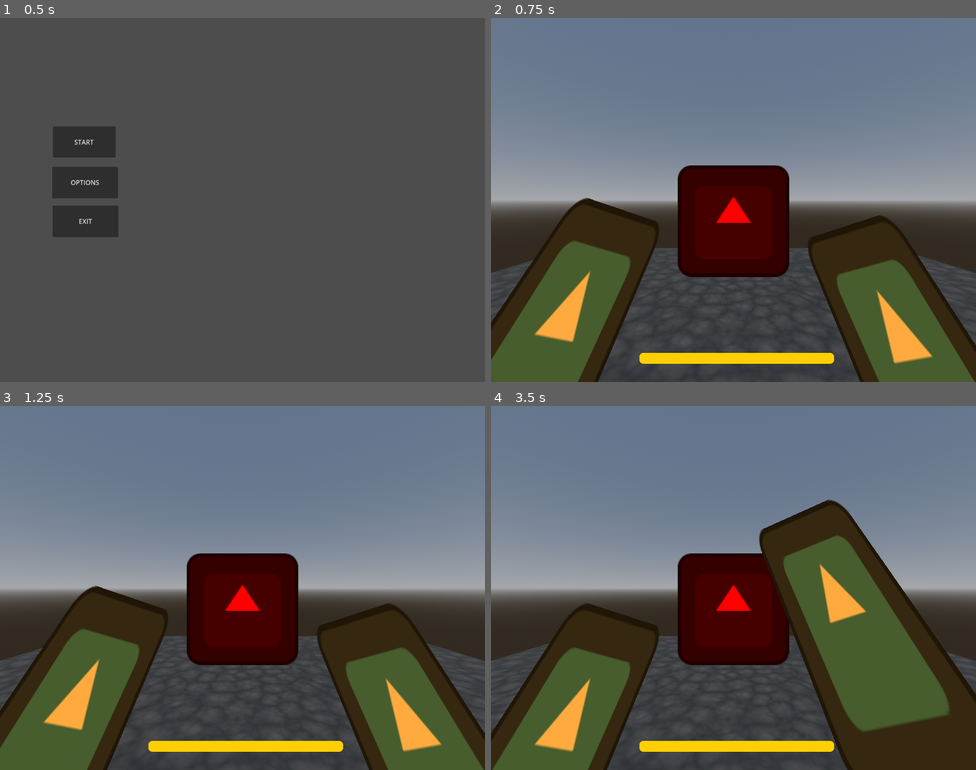
Above: before the commit, frames 1-4 (two rows, left to right).
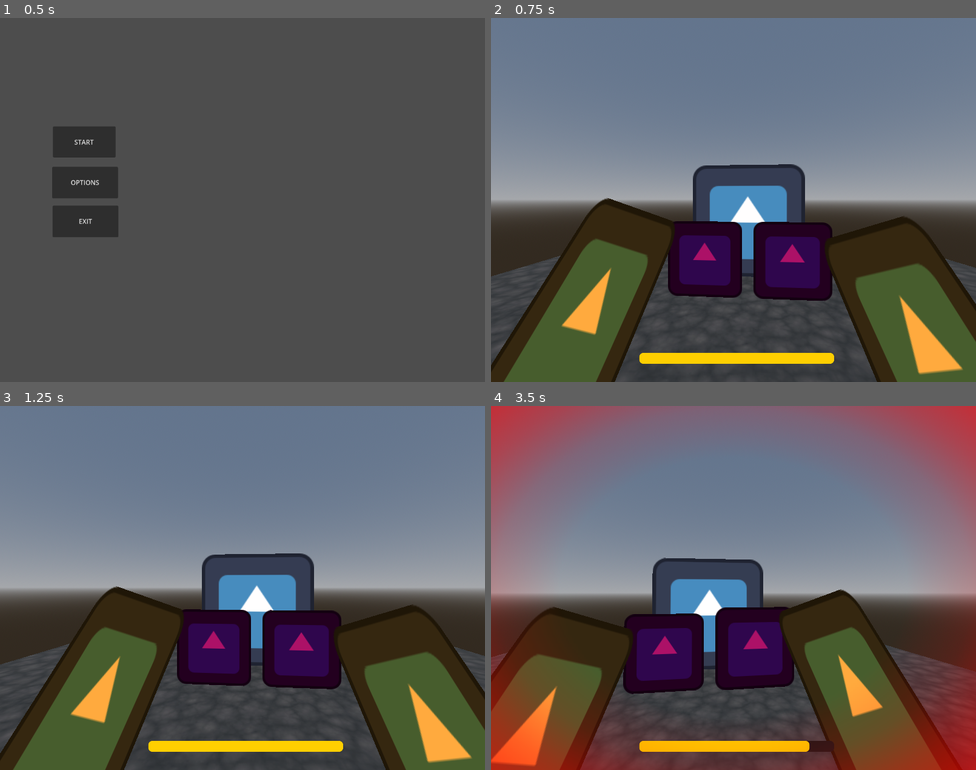
Above: after the commit, the same moments.

Repository: cyps8/JingleGameJam2025
Game: Godot game, scene res://Nodes/Scenes/root.tscn
Two runs of this game, one before a commit and one after it. Both use one fixed random seed, a clock stepped at 60 frames per second and the inputs below. The engine's default icon, where the game draws it, is replaced by a stand-in: a white triangle on a blue panel in a dark square.
Inputs (mouse positions are in pixels of both pictures, inside the frame that each line leads up to):
- Up to frame 1 (0.5 s): no input
- Up to frame 2 (0.75 s): click "START" at 0.5 s
- Up to frame 3 (1.25 s): no input
- Up to frame 4 (3.5 s): move the mouse to (840, 569) at 1.27 s; right-click (840, 569) at 1.35 s; click (840, 569) at 1.55 s; move the mouse to (636, 606) at 2.02 s; click (636, 606) at 2.1 s; right-click (636, 606) at 2.3 s; move the mouse to (782, 507) at 2.77 s; right-click (782, 507) at 2.85 s; click (782, 507) at 3.05 s

Frame 1 is identical in both runs. In frame 2, 25% of the frame differs, in the area x 0-100%, y 40-100%; in frame 3, 25%; in frame 4, 55%, in the area x 0-100%, y 0-100%.

Commit message:
Progress

Diff:
--- a/Nodes/Scenes/gameplay.tscn
+++ b/Nodes/Scenes/gameplay.tscn
@@ -1,7 +1,8 @@
-[gd_scene load_steps=13 format=3 uid="uid://c6hrxahg2vy6o"]
+[gd_scene load_steps=16 format=3 uid="uid://c6hrxahg2vy6o"]
 
 [ext_resource type="Script" uid="uid://d2iv34ayqfa3i" path="res://Scripts/Player.gd" id="1_84d6f"]
 [ext_resource type="Texture2D" uid="uid://che1v77ujxggu" path="res://Assets/Art/Other/icon.svg" id="1_sw52n"]
+[ext_resource type="Script" uid="uid://b3qoryrjch6mg" path="res://Scripts/Enemy.gd" id="3_wnkb1"]
 
 [sub_resource type="Gradient" id="Gradient_6irbu"]
 colors = PackedColorArray(0.28560975, 0.27472824, 0.27455476, 1, 0.112083234, 0.12456738, 0.13221022, 1)
@@ -45,6 +46,17 @@
 corner_radius_bottom_right = 10
 corner_radius_bottom_left = 10
 
+[sub_resource type="Gradient" id="Gradient_wnkb1"]
+offsets = PackedFloat32Array(0.50666666, 0.7, 0.86, 1)
+colors = PackedColorArray(1, 0, 0, 0, 1, 0, 0, 0.20270275, 1, 0, 0, 0.53933936, 1, 0, 0, 0.76862746)
+
+[sub_resource type="GradientTexture2D" id="GradientTexture2D_dmect"]
+gradient = SubResource("Gradient_wnkb1")
+width = 240
+height = 180
+fill = 1
+fill_from = Vector2(0.5, 0.5)
+
 [node name="Gameplay" type="Node3D"]
 process_mode = 1
 
@@ -64,7 +76,7 @@
 transform = Transform3D(1, 0, 0, 0, 1, 0, 0, 0, 1, 0, 1.5, 1.2428935)
 script = ExtResource("1_84d6f")
 
-[node name="Camera3D" type="Camera3D" parent="Player"]
+[node name="Cam" type="Camera3D" parent="Player"]
 fov = 85.0
 
 [node name="ArmR" type="Sprite3D" parent="Player"]
@@ -99,9 +111,31 @@
 value = 100.0
 show_percentage = false
 
+[node name="DMGBorder" type="TextureRect" parent="Player/HUD/c"]
+unique_name_in_owner = true
+modulate = Color(1, 1, 1, 0)
+layout_mode = 1
+anchors_preset = 15
+anchor_right = 1.0
+anchor_bottom = 1.0
+grow_horizontal = 2
+grow_vertical = 2
+texture = SubResource("GradientTexture2D_dmect")
+
 [node name="Enemy" type="Node3D" parent="."]
 transform = Transform3D(1, 0, 0, 0, 1, 0, 0, 0, 1, 0, 1.2580582, -1.0362949)
+script = ExtResource("3_wnkb1")
 
 [node name="Sprite" type="Sprite3D" parent="Enemy"]
-modulate = Color(1, 0, 0, 1)
+modulate = Color(1.0039216, 0.9999855, 0.9999855, 1)
 texture = ExtResource("1_sw52n")
+
+[node name="ArmR" type="Sprite3D" parent="Enemy"]
+transform = Transform3D(0.6, 0, 0, 0, 0.6, 0, 0, 0, 0.6, 0.439443, -0.36226118, 0.28319818)
+modulate = Color(0.6745098, 0.08235294, 0.40392157, 1)
+texture = ExtResource("1_sw52n")
+
+[node name="ArmL" type="Sprite3D" parent="Enemy"]
+transform = Transform3D(0.6, 0, 0, 0, 0.6, 0, 0, 0, 0.6, -0.439, -0.362, 0.28305113)
+modulate = Color(0.6745098, 0.08235294, 0.40392157, 1)
+texture = ExtResource("1_sw52n")
--- /dev/null
+++ b/Scripts/Enemy.gd
@@ -0,0 +1,68 @@
+class_name Enemy extends Node3D
+
+var healthMax: float = 100
+var healthCur: float = 100
+
+var punchFrequency: float = 2.0
+var punchCD: float = 2.0
+
+var punchDamage: float = 10
+var left: bool = false
+
+var camBob: float
+var camBobTween: Tween
+
+var spriteDefPos: Vector3
+
+static var ins: Enemy
+
+func _init() -> void:
+	ins = self
+
+func _ready() -> void:
+	spriteDefPos = $Sprite.position
+	camBobTween = create_tween().set_loops()
+	camBobTween.tween_property(self, "camBob", 1.0, 0.275).set_ease(Tween.EASE_OUT).set_trans(Tween.TRANS_SINE)
+	camBobTween.tween_property(self, "camBob", 0.0, 0.275).set_ease(Tween.EASE_IN).set_trans(Tween.TRANS_SINE)
+	camBobTween.tween_property(self, "camBob", -1.0, 0.275).set_ease(Tween.EASE_OUT).set_trans(Tween.TRANS_SINE)
+	camBobTween.tween_property(self, "camBob", 0.0, 0.275).set_ease(Tween.EASE_IN).set_trans(Tween.TRANS_SINE)
+
+func _process(_dt: float):
+	$Sprite.position.y = spriteDefPos.y + ((camBob - 0.5) * 0.01)
+	punchCD -= _dt
+	if punchCD < 0:
+		punchCD = punchFrequency
+		Punch()
+
+func Punch():
+	var arm: Sprite3D
+	if randf() < 0.5:
+		arm = $ArmL
+		left = true
+	else:
+		arm = $ArmR
+		left = false
+
+	var armDefPos: Vector3 = arm.position
+
+	var punchTween: Tween = create_tween()
+	punchTween.tween_property(arm, "position", arm.position + Vector3(0,0.2,0.5), 0.8).set_trans(Tween.TRANS_BACK).set_ease(Tween.EASE_IN)
+	punchTween.tween_callback(TryDamage)
+	punchTween.tween_property(arm, "position", armDefPos, 0.15).set_trans(Tween.TRANS_SINE).set_ease(Tween.EASE_OUT)
+
+func TryDamage():
+	if left && !Player.ins.blockingL:
+		Player.ins.TakeDamage(punchDamage)
+	elif !left && !Player.ins.blockingR:
+		Player.ins.TakeDamage(punchDamage)
+
+func TakeDamage(val: float):
+	healthCur -= val
+	if healthCur < 0:
+		Die()
+	var dmgFlash: Tween = create_tween()
+	$Sprite.modulate = Color.RED
+	dmgFlash.tween_property($Sprite, "modulate", Color.WHITE, 0.4).set_trans(Tween.TRANS_SINE).set_ease(Tween.EASE_OUT)
+
+func Die():
+	pass
--- a/Scripts/Player.gd
+++ b/Scripts/Player.gd
@@ -1,4 +1,4 @@
-extends Node3D
+class_name Player extends Node3D
 
 var usingL = false
 var usingR = false
@@ -6,16 +6,69 @@
 var blockingL = false
 var blockingR = false
 
-var punchSpeed = 1.5
+var punchSpeed = 2.5
+var punchDamage = 10
 
 var armLDefPos: Vector3
 var armRDefPos: Vector3
 
+var stamMax: float = 100
+var stamCur: float = 100
+
+var healthMax: float = 100
+var healthCur: float = 100
+
+var punchCost: float = 20
+var blockCost: float = 10
+
+var recovery: float = 20
+var recoverycd: float = 0
+
+var cam: Camera3D
+var camForward: Vector3
+var camDefPos: Vector3
+var camBob: float
+var camBobTween: Tween
+
+var hitRecoil: float
+
+@onready var stamBar: ProgressBar = %StamBar
+@onready var dmgBorder: TextureRect = %DMGBorder
+
+static var ins: Player
+
+func _init():
+    ins = self
+
 func _ready():
+    cam = $Cam
+    camForward = cam.rotation
+    camDefPos = cam.position
     armLDefPos = $ArmL.position
     armRDefPos = $ArmR.position
 
+    camBobTween = create_tween().set_loops()
+    camBobTween.tween_property(self, "camBob", 1.0, 0.4).set_ease(Tween.EASE_OUT).set_trans(Tween.TRANS_SINE)
+    camBobTween.tween_property(self, "camBob", 0.0, 0.4).set_ease(Tween.EASE_IN).set_trans(Tween.TRANS_SINE)
+    camBobTween.tween_property(self, "camBob", -1.0, 0.4).set_ease(Tween.EASE_OUT).set_trans(Tween.TRANS_SINE)
+    camBobTween.tween_property(self, "camBob", 0.0, 0.4).set_ease(Tween.EASE_IN).set_trans(Tween.TRANS_SINE)
+
+func CamStuff(_dt: float, mousePos: Vector2):
+    var lookOffset = Vector2(mousePos.x / get_viewport().size.x, mousePos.y / get_viewport().size.y)
+    lookOffset -= Vector2(.5, .5)
+    cam.rotation.y = camForward.y - (lookOffset.x * 0.3)
+    cam.rotation.x = camForward.x - (lookOffset.y * 0.3)
+
+    cam.position.y = camDefPos.y + (camBob * 0.01)
+    cam.position.z = camDefPos.z + hitRecoil
+
 func _process(_dt):
+    recoverycd -= _dt
+    if recoverycd < 0:
+        stamCur += recovery * _dt
+        if stamCur > stamMax:
+            stamCur = stamMax
+
     var mousePos: Vector2 = get_viewport().get_mouse_position()
     var left: bool = mousePos.x < get_viewport().size.x / 2
     if left:
@@ -29,42 +82,75 @@
         if !usingL:
             $ArmL.position = armLDefPos
 
-    if Input.is_action_just_pressed("punch") || Input.is_action_just_pressed("block"):
-        if left:
-            if !usingL:
-                usingL = true
-                if Input.is_action_just_pressed("punch"):
-                    $ArmL.position.z += -1
-                    var punchTween: Tween = create_tween()
-                    punchTween.tween_interval(1/punchSpeed)
-                    punchTween.tween_callback(Callable(self, "ResetArmL"))
-                else:
-                    blockingL = true
-                    $ArmL.position += Vector3(0.3, 0.5, 0)
-                    var blockTween: Tween = create_tween()
-                    blockTween.tween_interval(1/punchSpeed)
-                    blockTween.tween_callback(Callable(self, "ResetArmL"))
-        else:
-            if !usingR:
-                usingR = true
-                if Input.is_action_just_pressed("punch"):
-                    $ArmR.position.z += -1
-                    var punchTween: Tween = create_tween()
-                    punchTween.tween_interval(1/punchSpeed)
-                    punchTween.tween_callback(Callable(self, "ResetArmR"))
-                else:
-                    blockingR = true
-                    $ArmR.position += Vector3(-0.3, 0.5, 0)
-                    var blockTween: Tween = create_tween()
-                    blockTween.tween_interval(1/punchSpeed)
-                    blockTween.tween_callback(Callable(self, "ResetArmR"))
+    if left && !usingL:
+        if Input.is_action_just_pressed("punch") && stamCur > punchCost:
+            var punchTween: Tween = create_tween()
+            punchTween.tween_property($ArmL, "position:z", $ArmL.position.z - 1, 1/punchSpeed).set_trans(Tween.TRANS_BACK).set_ease(Tween.EASE_IN)
+            punchTween.tween_callback(Callable(self, "ResetArmL"))
+            stamCur -= punchCost
+            recoverycd = 0.25
+            usingL = true
+        elif Input.is_action_just_pressed("block") && stamCur > blockCost:
+            blockingL = true
+            $ArmL.position += Vector3(0.3, 0.5, 0)
+            var blockTween: Tween = create_tween()
+            blockTween.tween_interval(1/punchSpeed)
+            blockTween.tween_callback(Callable(self, "ResetArmL"))
+            stamCur -= blockCost
+            recoverycd = 0.25
+            usingL = true
+    elif !left && !usingR:
+        if Input.is_action_just_pressed("punch") && stamCur > punchCost:
+            var punchTween: Tween = create_tween()
+            punchTween.tween_property($ArmR, "position:z", $ArmR.position.z - 1, 1/punchSpeed).set_trans(Tween.TRANS_BACK).set_ease(Tween.EASE_IN)
+            punchTween.tween_callback(Callable(self, "ResetArmR"))
+            stamCur -= punchCost
+            recoverycd = 0.25
+            usingR = true
+        elif Input.is_action_just_pressed("block") && stamCur > blockCost:
+            blockingR = true
+            $ArmR.position += Vector3(-0.3, 0.5, 0)
+            var blockTween: Tween = create_tween()
+            blockTween.tween_interval(1/punchSpeed)
+            blockTween.tween_callback(Callable(self, "ResetArmR"))
+            stamCur -= blockCost
+            recoverycd = 0.25
+            usingR = true
+
+    if stamCur < 0:
+        stamCur = 0
+
+    stamBar.value = stamCur
+
+    CamStuff(_dt, mousePos)
 
 func ResetArmL():
-    $ArmL.position = armLDefPos
-    usingL = false
-    blockingL = false
+    if !blockingL:
+        Enemy.ins.TakeDamage(punchDamage)
+    var resetTween: Tween = create_tween()
+    resetTween.tween_property($ArmL, "position", armLDefPos, 0.1)
+    resetTween.tween_callback(func(): usingL = false)
+    resetTween.tween_callback(func(): blockingL = false)
 
 func ResetArmR():
-    $ArmR.position = armRDefPos
-    usingR = false
-    blockingR = false
+    if !blockingR:
+        Enemy.ins.TakeDamage(punchDamage)
+    var resetTween: Tween = create_tween()
+    resetTween.tween_property($ArmR, "position", armRDefPos, 0.1)
+    resetTween.tween_callback(func(): usingR = false)
+    resetTween.tween_callback(func(): blockingR = false)
+
+func TakeDamage(val: float):
+    healthCur -= val
+    dmgBorder.modulate.a = 1.0
+    var dmgFlash: Tween = create_tween()
+    dmgFlash.tween_property(dmgBorder, "modulate:a", 0.0, 0.5).set_trans(Tween.TRANS_SINE).set_ease(Tween.EASE_OUT)
+    if healthCur < 0:
+        Die()
+
+    hitRecoil = 0.05
+    var hitRecoilTween: Tween = create_tween()
+    hitRecoilTween.tween_property(self, "hitRecoil", 0.0, 0.25).set_trans(Tween.TRANS_BACK).set_ease(Tween.EASE_IN)
+
+func Die():
+    pass
Not shown, added: Scripts/Enemy.gd.uid
